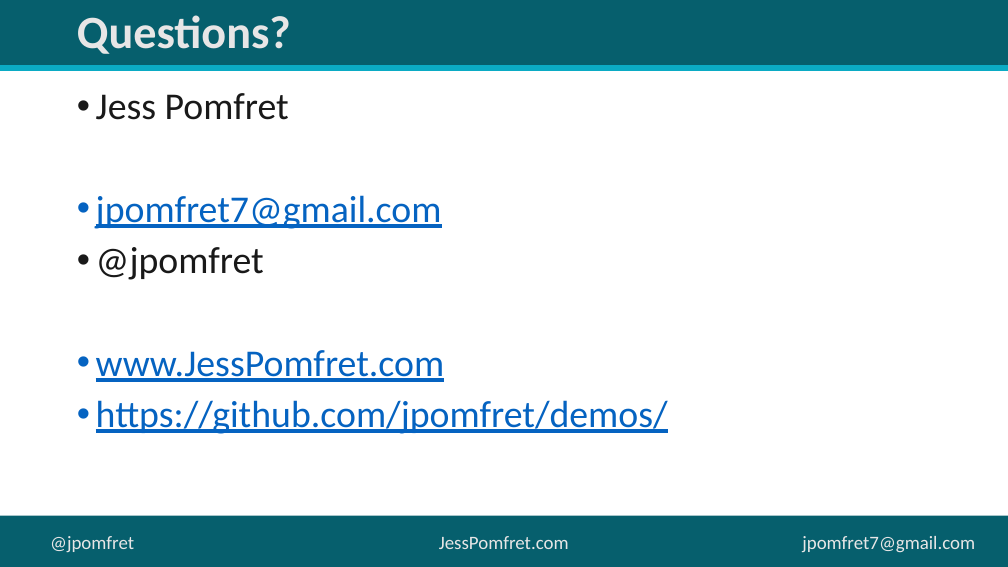
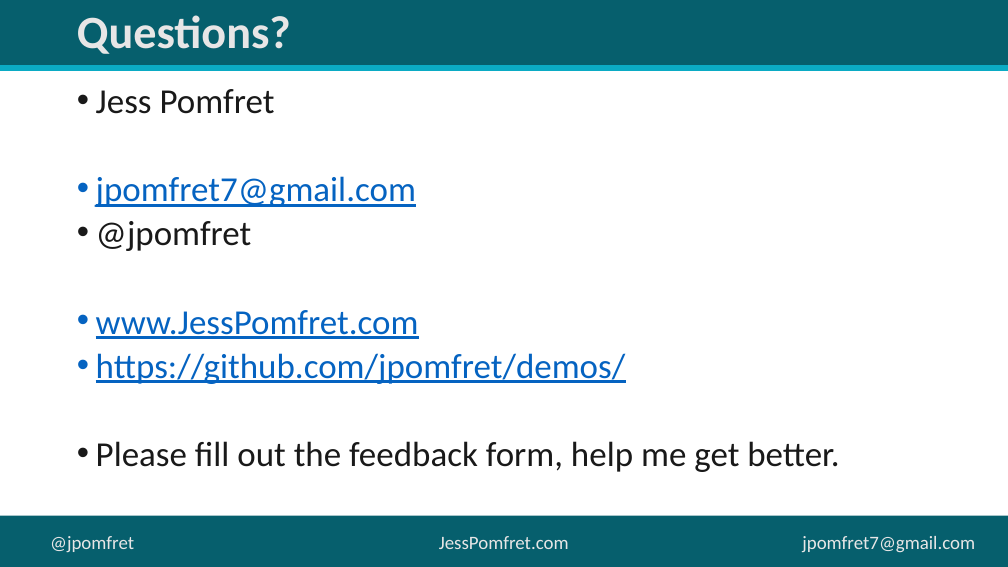
Before and after one commit to jpomfret/demos, a slide deck: slide 8 of LifeHacks_dbatools/LifeHacks_dbatools.pptx. Drawn at 1008x567 pixels with LibreOffice and Linux fonts; fonts in the diff are those of the drawing; background and template pictures are left out. Boxes give left, top, right and bottom in pixels: in the first picture for what was removed or moved away, otherwise in the second. Text is boxed around its words. In the diff, an @@ line names an element or a change of style, - is before the commit and + after.

```diff
--- a/LifeHacks_dbatools/LifeHacks_dbatools.pptx
+++ b/LifeHacks_dbatools/LifeHacks_dbatools.pptx
@@ text at (x1=96, y1=89, x2=626, y2=384): size 36 to 33.3 pt in "Jess Pomfret", "jpomfret7@gmail.com", "@jpomfret", "www.JessPomfret.com" and 1 more places; line spacing 0.9 to 0.8 @@
@@ text at (x1=96, y1=441, x2=839, y2=472): paragraph added @@
+• Please fill out the feedback form, help me get better.
```
Also in this commit, not shown: 1 other slide changed, 15 other files.
